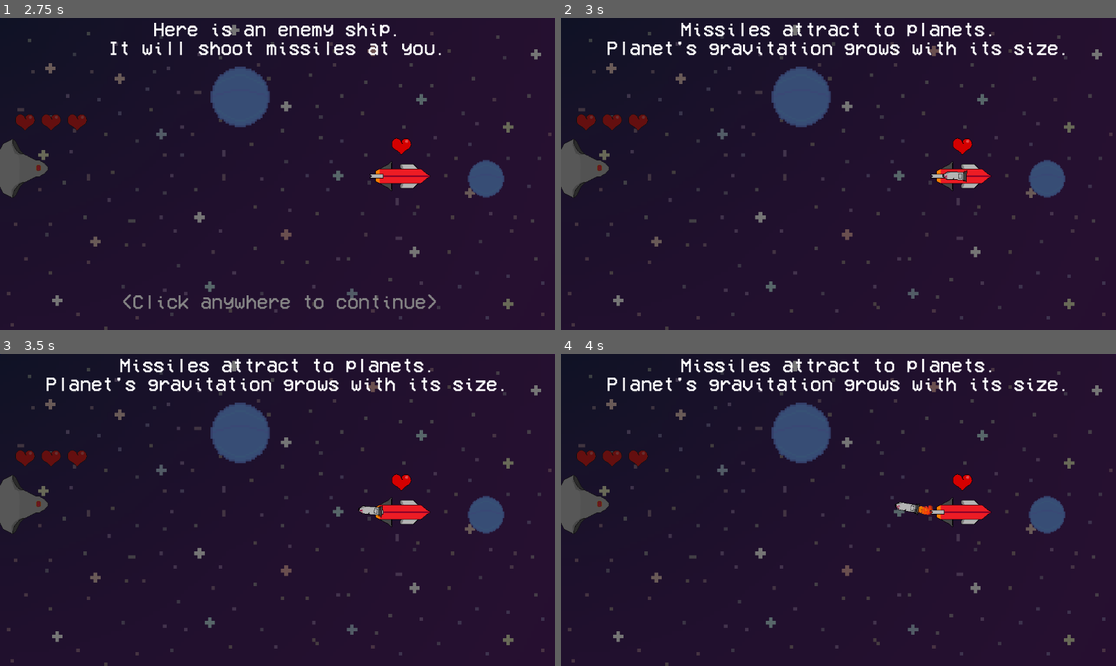
Above: before the commit, frames 1-4 (two rows, left to right).
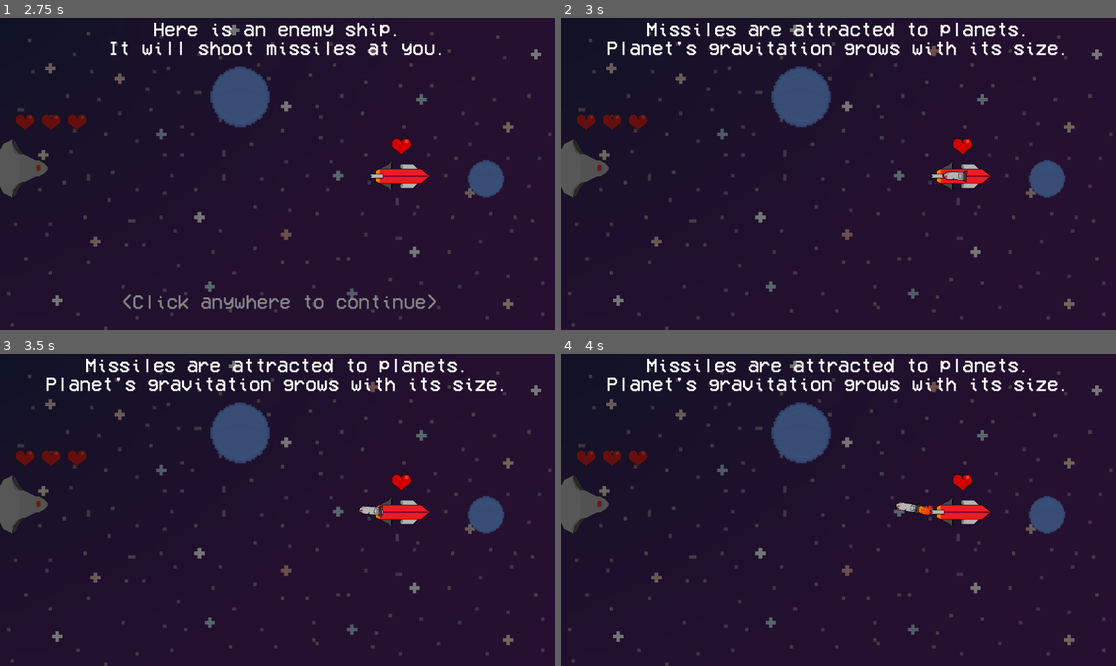
Above: after the commit, the same moments.

Repository: farkon00/GMTK2024
Game: Godot game, scene res://Main.tscn
The game is run twice, just before and just after one commit, with the same random seed, the same clock (stepped at 60 frames per second) and the same inputs.
Inputs (mouse positions are in pixels of both pictures, inside the frame that each line leads up to):
- Up to frame 1 (2.75 s): click "1" at 0.5 s; tap Enter at 1.25, 2 s; move the mouse to (399, 158) at 1.27 s; click (399, 158) at 1.42 s; move the mouse to (166, 189) at 2.02 s; click (166, 189) at 2.17 s
- Up to frame 2 (3 s): tap Enter at 2.75 s; move the mouse to (894, 105) at 2.77 s; click (894, 105) at 2.92 s
- Up to frame 3 (3.5 s): no input
- Up to frame 4 (4 s): move the mouse to (810, 572) at 3.52 s; click (810, 572) at 3.67 s

Frame 1 is identical in both runs. In frame 2, 1.5% of the frame differs, in the area x 11-91%, y 1-13%; in frame 3, 1.5%; in frame 4, 1.5%.

Commit message:
fix grammar in tutorial

Diff:
--- a/Levels/tutorial.tscn
+++ b/Levels/tutorial.tscn
@@ -109,7 +109,7 @@
 offset_bottom = 131.638
 theme = ExtResource("5_nsmdf")
 theme_override_font_sizes/font_size = 40
-text = "Missiles attract to planets.
+text = "Missiles are attracted to planets.
 Planet's gravitation grows with its size."
 horizontal_alignment = 1
 
